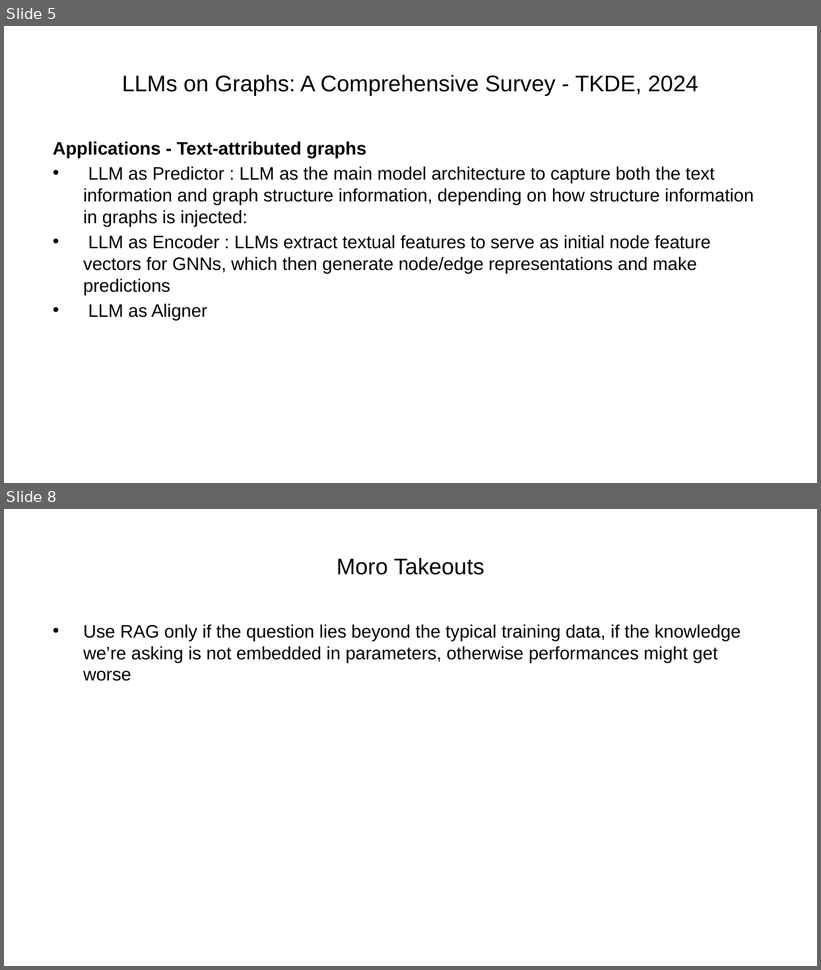
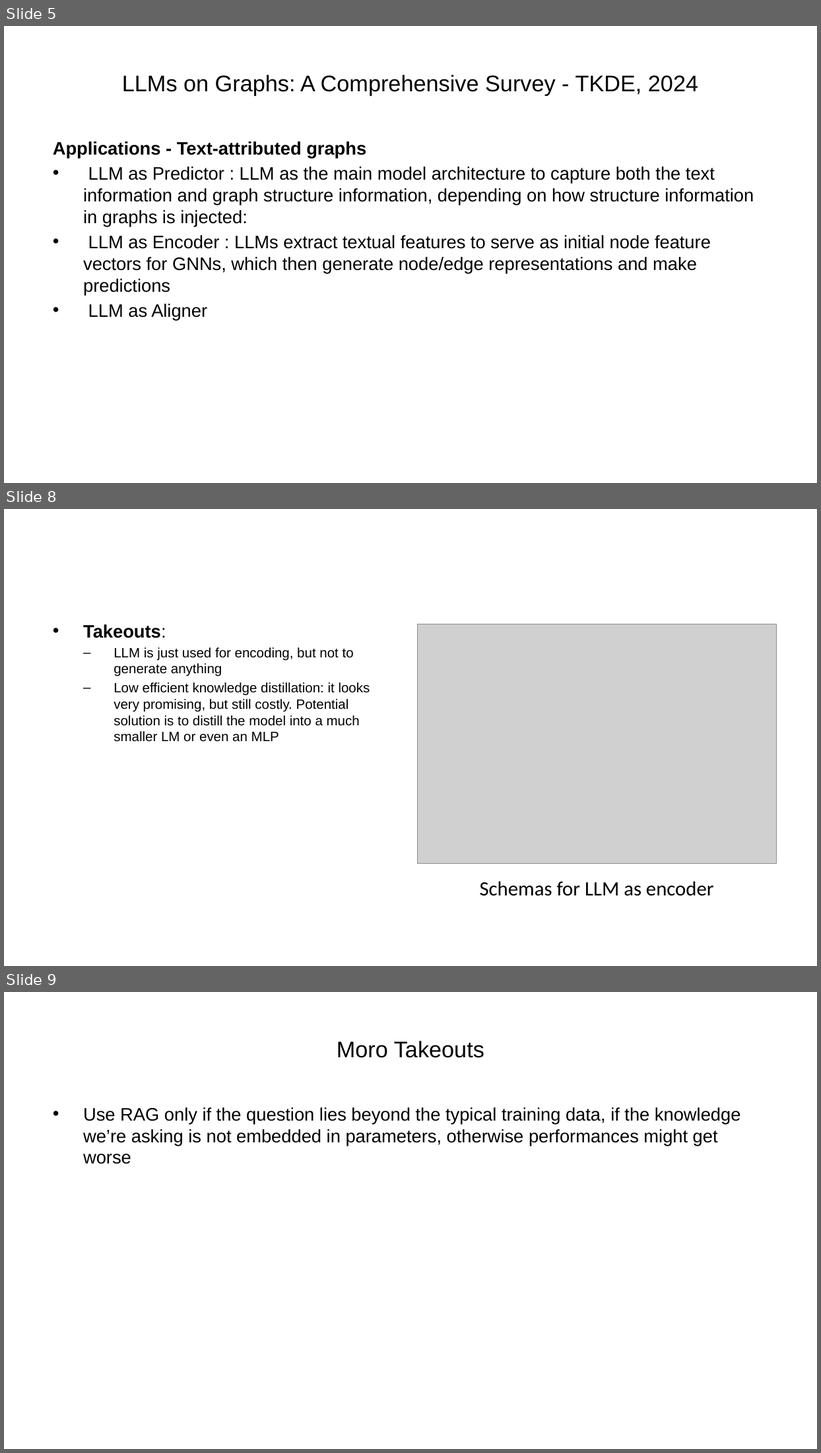
Before and after one commit to ManuelePasini/slides-markdown, a slide deck: graph_llm.pptx. Shown one above the other, each under a label of ours: slides 5 and 8 before the commit, slides 5, 8 and 9 after it; the slides between them are not shown. The pictures are 821x970 and 821x1453 pixels, drawn with LibreOffice and Linux fonts; fonts in the diff are those of the drawing; grey boxes stand for pictures. Boxes give left, top, right and bottom in pixels: in the first picture for what was removed or moved away, otherwise in the second. Text is boxed around its words. In the diff, an @@ line names an element or a change of style, - is before the commit and + after.

```diff
--- a/graph_llm.pptx
+++ b/graph_llm.pptx
@@ slide 8 added at bbox=[4, 509, 817, 966], background #FFFFFF @@
@@ text added at bbox=[83, 625, 370, 742], 12 pt, text #000000 @@
+• Takeouts:
+  – LLM is just used for encoding, but not to generate anything
+  – Low efficient knowledge distillation: it looks very promising, but still costly. Potential solution is to distill the model into a much smaller LM or even an MLP
@@ picture added at bbox=[417, 625, 776, 863] @@
@@ text added at bbox=[480, 881, 714, 896], 18 pt, text #000000 @@
+Schemas for LLM as encoder
@@ what was slide 8 is now slide 9 @@
```
Also in this commit, not shown: 2 slides changed, 5 other files.
